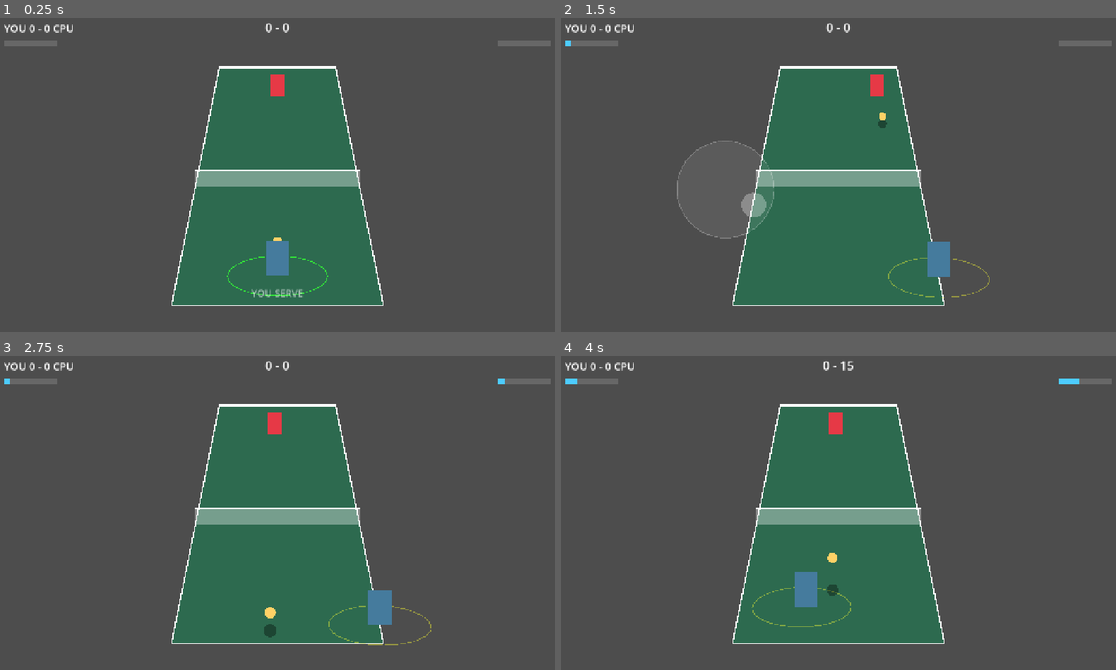
Above: before the commit, frames 1-4 (two rows, left to right).
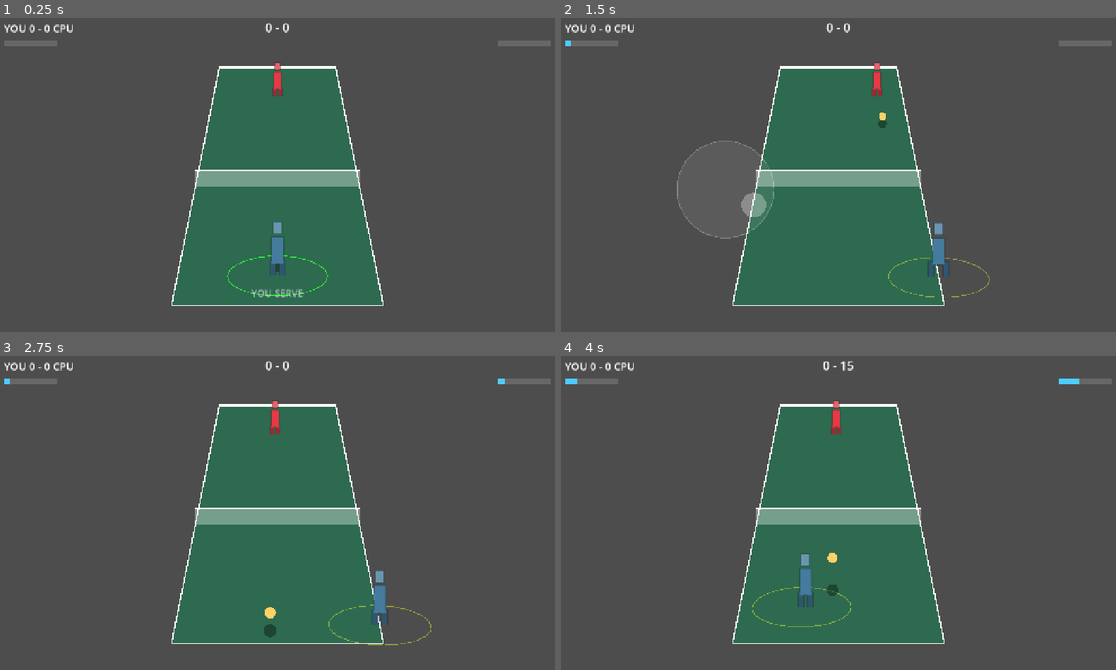
Above: after the commit, the same moments.

Repository: slamcoderpt/TennisGame
Game: Godot game, scene res://src/view/match.tscn
Two runs of this game, one before a commit and one after it. Both use one fixed random seed, a clock stepped at 60 frames per second and the inputs below.
Inputs (mouse positions are in pixels of both pictures, inside the frame that each line leads up to):
- Up to frame 1 (0.25 s): no input
- Up to frame 2 (1.5 s): tap Enter (ui_accept) at 0.5, 0.77 s; move the mouse to (960, 156) at 0.52 s; hold Right (ui_right) 0.53-1.25 s; click (960, 156) at 0.67 s; drag from (727, 187) to (810, 237) at 1.27 s
- Up to frame 3 (2.75 s): move the mouse to (333, 440) at 2.02 s; hold Right (ui_right) from 2.03 s (still down)
- Up to frame 4 (4 s): release Right (ui_right) at 2.75 s; drag from (810, 575) to (666, 462) at 2.77 s; move the mouse to (1010, 560) at 3.52 s; hold Left (ui_left) from 3.53 s (still down); tap Enter (ui_accept) at 3.77 s

The runs differ from the first frame. In frame 1, 0.5% of the frame differs, in the area x 47-53%, y 14-83%; in frame 2, 0.6%; in frame 3, 0.6%, in the area x 48-71%, y 14-86%; in frame 4, 0.6%.

Commit message:
feat: billboarded character sprite pipeline with placeholder art

Diff:
--- a/src/view/court_view.gd
+++ b/src/view/court_view.gd
@@ -2,6 +2,7 @@
 
 const Proj := preload("res://src/view/projection.gd")
 const CourtSim := preload("res://src/sim/court_sim.gd")
+const SpriteSheet := preload("res://src/view/sprite_sheet.gd")
 
 const COURT_COLOR := Color("2d6a4f")
 const LINE_COLOR := Color.WHITE
@@ -15,6 +16,8 @@
 
 var sim = null
 var debug_reach := true        # toggle with the D key; shows the near player's hit zone
+var _tex := [SpriteSheet.build(P1_COLOR), SpriteSheet.build(P2_COLOR)]
+var _anim := 0.0
 
 func render(s) -> void:
 	sim = s
@@ -28,6 +31,7 @@
 func _draw() -> void:
 	if sim == null:
 		return
+	_anim += 0.05
 	var f := Engine.get_physics_interpolation_fraction()
 	_draw_court()
 	_draw_player(sim.players[1], P2_COLOR, f)
@@ -80,8 +84,15 @@
 	var pos: Vector2 = p.prev_pos.lerp(p.pos, f)
 	var s := Proj.scale_at(pos.y)
 	var screen := Proj.to_screen(pos)
-	var size := Vector2(0.9, 1.4) * s
-	draw_rect(Rect2(screen - Vector2(size.x / 2.0, size.y), size), color)
+	var moving: bool = p.prev_pos.distance_to(p.pos) > 0.001
+	var frame := 0
+	if moving:
+		frame = int(_anim * 8.0) % 2
+	var idx := 0 if p.side < 0 else 1
+	var w := SpriteSheet.FRAME_W * s * 0.06
+	var h := SpriteSheet.FRAME_H * s * 0.06
+	var dest := Rect2(screen.x - w / 2.0, screen.y - h, w, h)
+	draw_texture_rect_region(_tex[idx], dest, SpriteSheet.frame_rect(frame))
 
 func _draw_ball(f: float) -> void:
 	var b = sim.ball
--- /dev/null
+++ b/src/view/sprite_sheet.gd
@@ -0,0 +1,27 @@
+extends RefCounted
+
+# Placeholder character sheet generated in code: two frames (idle, run) side by
+# side, each FRAME_W x FRAME_H. Swap build() for a loaded PNG when real art exists.
+
+const FRAME_W := 24
+const FRAME_H := 40
+
+static func frame_rect(index: int) -> Rect2:
+	return Rect2(index * FRAME_W, 0, FRAME_W, FRAME_H)
+
+static func build(tint: Color) -> ImageTexture:
+	var img := Image.create(FRAME_W * 2, FRAME_H, false, Image.FORMAT_RGBA8)
+	img.fill(Color(0, 0, 0, 0))
+	for frame in 2:
+		var ox := frame * FRAME_W
+		var spread := 3 if frame == 1 else 1
+		_rect(img, ox + 8 - spread, 30, 4, 10, tint.darkened(0.3))
+		_rect(img, ox + 12 + spread, 30, 4, 10, tint.darkened(0.3))
+		_rect(img, ox + 8, 14, 8, 18, tint)
+		_rect(img, ox + 9, 4, 6, 8, tint.lightened(0.2))
+	return ImageTexture.create_from_image(img)
+
+static func _rect(img: Image, x: int, y: int, w: int, h: int, c: Color) -> void:
+	for iy in range(y, y + h):
+		for ix in range(x, x + w):
+			img.set_pixel(ix, iy, c)
--- a/tests/run_tests.gd
+++ b/tests/run_tests.gd
@@ -11,6 +11,7 @@
 	"res://tests/test_shots.gd",
 	"res://tests/test_meter.gd",
 	"res://tests/test_feel.gd",
+	"res://tests/test_sprite.gd",
 ]
 
 func _init() -> void:
--- /dev/null
+++ b/tests/test_sprite.gd
@@ -0,0 +1,15 @@
+extends "res://tests/test_base.gd"
+
+const SpriteSheet := preload("res://src/view/sprite_sheet.gd")
+
+func test_placeholder_sheet_has_two_frames() -> void:
+	var tex := SpriteSheet.build(Color(0.27, 0.48, 0.62))
+	check(tex != null, "build must return a texture")
+	check(tex.get_width() == SpriteSheet.FRAME_W * 2, "sheet is two frames wide")
+	check(tex.get_height() == SpriteSheet.FRAME_H, "sheet is one frame tall")
+
+func test_frame_rect_selects_by_index() -> void:
+	var r0 := SpriteSheet.frame_rect(0)
+	var r1 := SpriteSheet.frame_rect(1)
+	check(r0.position.x == 0.0, "frame 0 starts at x=0")
+	check(r1.position.x == float(SpriteSheet.FRAME_W), "frame 1 starts one frame over")
